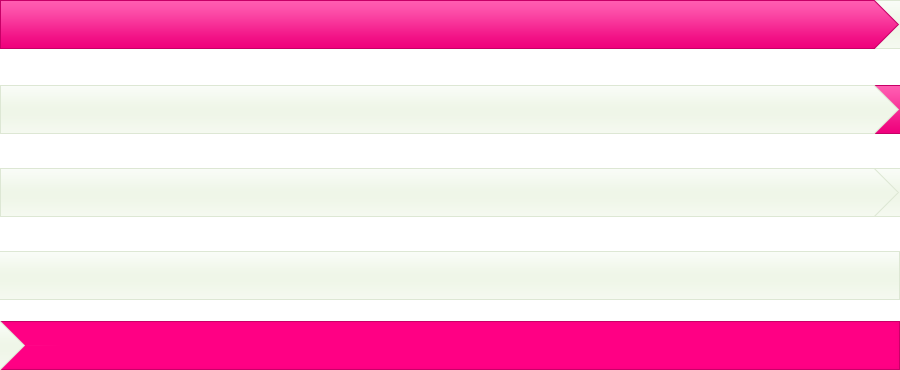
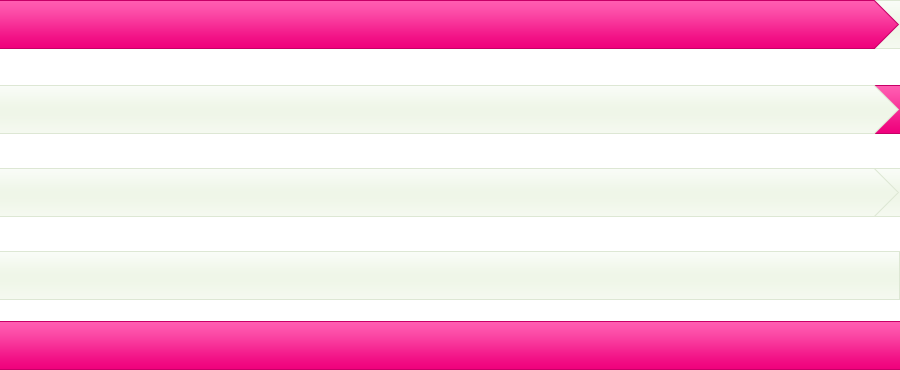
Layered file, before and after one edit (900x370). Changes by layer:
painted on "图层 5" over [0, 321, 900, 370]
painted on "图层 3" over [0, 169, 1, 216]
painted on "图层 2" over [0, 86, 1, 133]
painted on "图层 1" over [0, 1, 1, 48]
